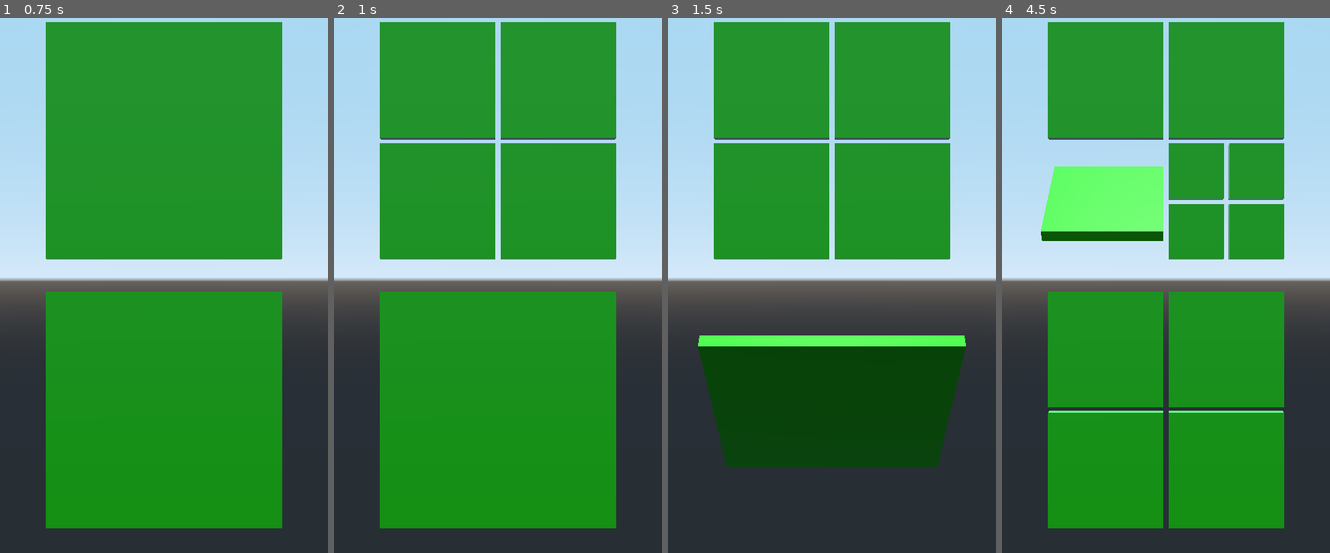
Above: before the commit, frames 1-4 (left to right).
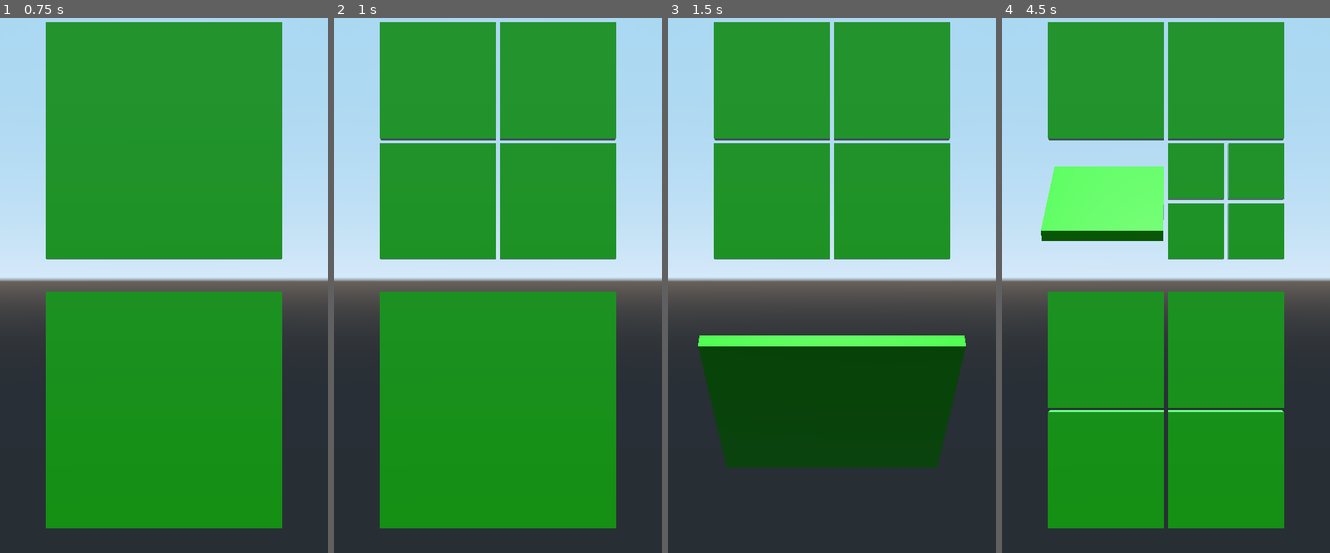
Above: after the commit, the same moments.

Repository: bentles/Tetra
Game: Godot game, scene res://Game.tscn
The game is run twice, just before and just after one commit, with the same random seed, the same clock (stepped at 60 frames per second) and the same inputs.
Inputs (mouse positions are in pixels of both pictures, inside the frame that each line leads up to):
- Up to frame 1 (0.75 s): tap Enter at 0.5 s; move the mouse to (236, 253) at 0.52 s; click (236, 253) at 0.67 s
- Up to frame 2 (1 s): no input
- Up to frame 3 (1.5 s): tap Space at 1.25 s; drag from (766, 306) to (815, 387) at 1.27 s
- Up to frame 4 (4.5 s): tap Enter at 2, 3.5 s; move the mouse to (1198, 157) at 2.02 s; click (1198, 157) at 2.17 s; tap Space at 2.75, 4.25 s; drag from (1149, 387) to (1067, 199) at 2.77 s; move the mouse to (1264, 360) at 3.52 s; click (1264, 360) at 3.67 s; drag from (1067, 199) to (1116, 141) at 4.27 s

Frame 1 is identical in both runs. In frame 2, 0.4% of the frame differs, in the area x 13-87%, y 0-46%; in frame 3, 0.4%; in frame 4, 1.0%, in the area x 11-87%, y 0-96%.

Commit message:
more surface area pls

Diff:
--- a/Tetra/Tetra.gd
+++ b/Tetra/Tetra.gd
@@ -1,8 +1,8 @@
 extends Spatial
 
-var flipping = false
-var flipped = false
-var is_split = false
+var flipping := false
+var flipped := false
+var is_split := false
 var children: Array
 var to_middle: Vector2
 var depth = 0
@@ -10,7 +10,7 @@
 onready var flip_animation: AnimationPlayer = $FlipAnimation
 onready var merge_animation: AnimationPlayer = $MergeAnimation
 
-const gap = 0.06
+const gap = 0.05
 var scale_revert = 1
 
 var Tetra = load("res://Tetra/Tetra.tscn")
